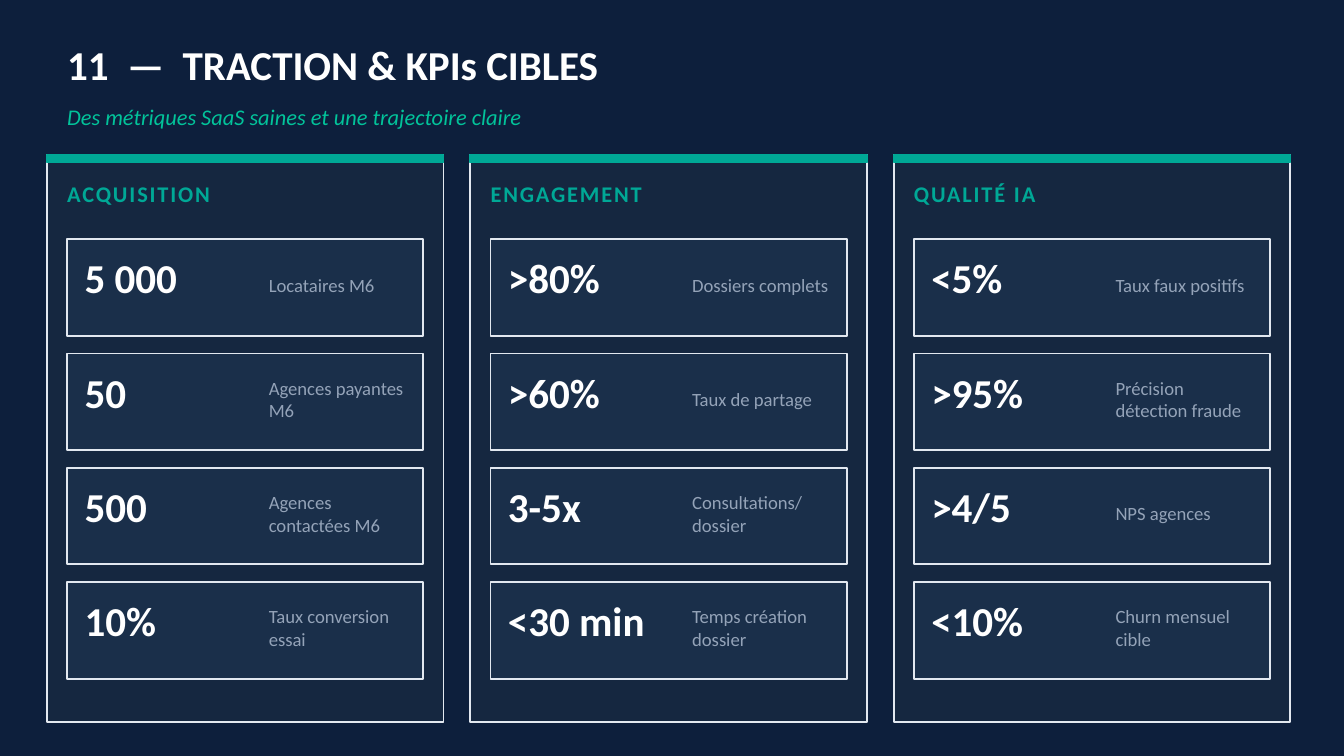
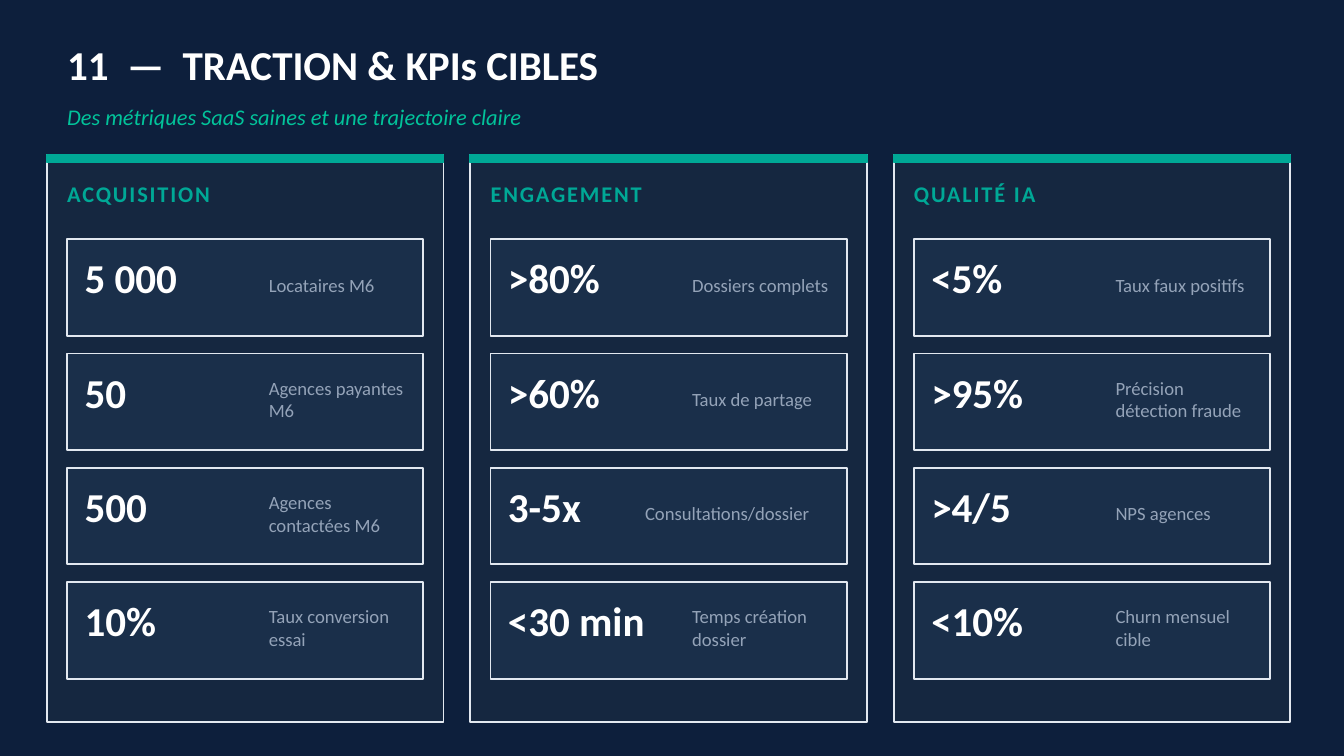
Before and after one commit to FredSBAF/renters, a slide deck: slide 12 of docs/PourAccord_Pitch_Investisseurs.pptx. Drawn at 1344x756 pixels with LibreOffice and Linux fonts; fonts in the diff are those of the drawing. Boxes give left, top, right and bottom in pixels: in the first picture for what was removed or moved away, otherwise in the second. Text is boxed around its words. In the diff, an @@ line names an element or a change of style, - is before the commit and + after.

```diff
--- a/docs/PourAccord_Pitch_Investisseurs.pptx
+++ b/docs/PourAccord_Pitch_Investisseurs.pptx
@@ text "Consultations/dossier" rewrapped from (692, 496, 802, 532) to (645, 507, 809, 521) @@
```
Also in this commit, not shown: 14 other files.
